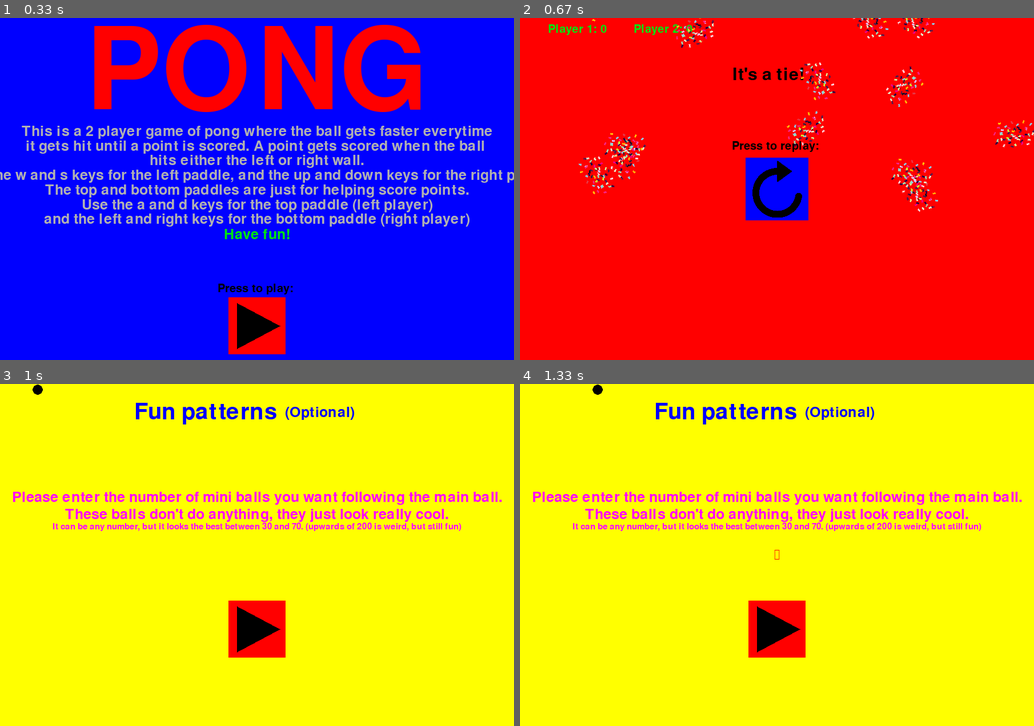
Above: before the commit, frames 1-4 (two rows, left to right).
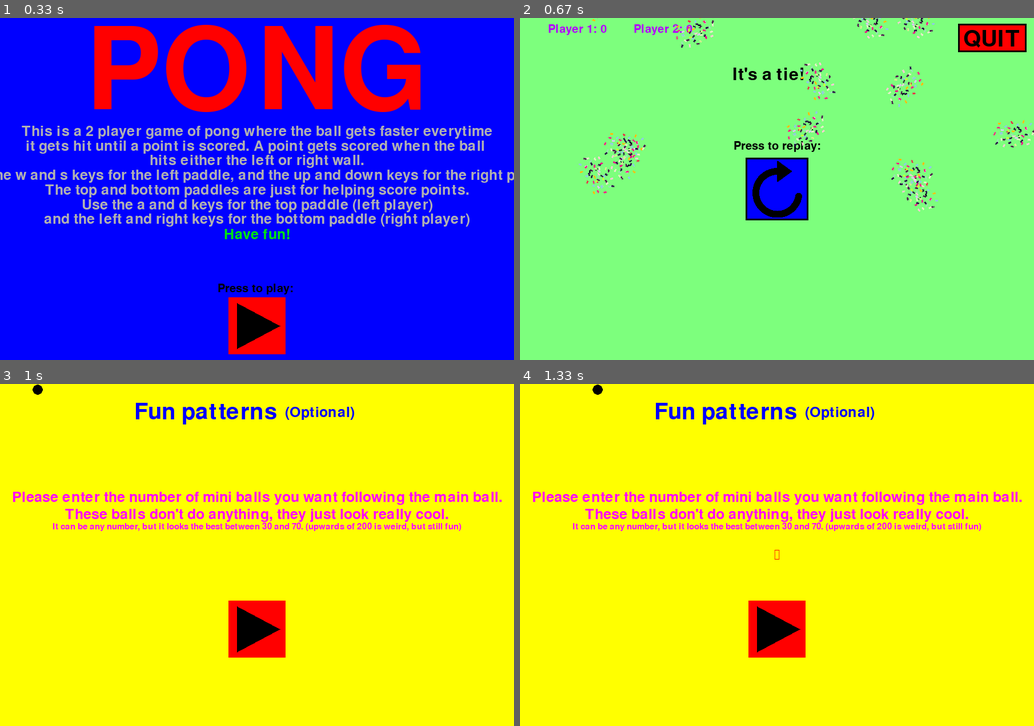
Above: after the commit, the same moments.

Repository: LilyEllaC/PongPygame
Game: pygame game, started from pong.py
Same seed, same stepped clock (60 frames per second), same inputs: the game is played once before the commit and once after it.
Inputs (mouse positions are in pixels of both pictures, inside the frame that each line leads up to):
- Up to frame 1 (0.33 s): no input
- Up to frame 2 (0.67 s): click (777, 325) at 0.38 s
- Up to frame 3 (1 s): click (257, 555) at 0.72 s
- Up to frame 4 (1.33 s): tap Enter at 1 s

Frame 1 is identical in both runs. In frame 2, 96% of the frame differs, in the area x 0-100%, y 0-100%; in frame 3, nothing differs; in frame 4, nothing differs.

Commit message:
hopefully finishing touches added

Diff:
--- a/pong.py
+++ b/pong.py
@@ -1,6 +1,5 @@
 import pygame
 import random
-import math
 pygame.init()
 
 #get fonts
@@ -556,8 +555,6 @@
     xPos3And6=WIDTH-250
     yPos123=150
     yPos456=400
-    xPos=[xPos1And4, xPos2And5, xPos3And6]
-    yPos=[yPos123, yPos456]
 
     #height and width
     height, width=150,200
@@ -606,8 +603,6 @@
         boxes=[box1, box2, box3, box4, box5, box6]
 
         #seeing if it got clicked and setting what the ending goal is
-        #for box in boxes:
-         #   if box%2==1:
         check=checkClicks(boxes)
         if check!=[]:
             endingScenario=check
@@ -640,8 +635,13 @@
 def outro(screenSurface, p1Points, p2Points):
     global gameRunning
     replaying=False
-    colour=BLACK
-    rightSpot=False
+    #stuff ofr the buttons
+    restartRect=(WIDTH//2-55, HEIGHT//2-55, 110,110)
+    rectX, rectY, rectWidth, rectHeight=WIDTH-133,10,120,50
+    quitRect=(rectX, rectY, rectWidth, rectHeight)
+    colours=[BLUE, LIGHTISH_BLUE, RED, LIGHT_RED]
+    restartColour=0
+    quitColour=2
 
     #sprite stuff
     #sprite group
@@ -660,15 +660,15 @@
         for event in pygame.event.get():
             if event.type==pygame.QUIT:
                 gameRunning=False
-            if event.type==pygame.MOUSEBUTTONDOWN and (rightSpot or colour==LIGHT_BLUE):
+            elif event.type==pygame.MOUSEBUTTONDOWN and restartColour==1:
                 replaying=True
-            if event.type==pygame.MOUSEBUTTONDOWN:
-                print("Mouse clicked")
-        screenSurface.fill(RED)
+            elif event.type==pygame.MOUSEBUTTONDOWN and quitColour==3:
+                gameRunning=False
+        screenSurface.fill(LIGHT_GREEN)
 
         #showing score
-        toScreen("Player 1: "+str(p1Points), font20, GREEN, 100, 20)
-        toScreen("Player 2: "+str(p2Points), font20, GREEN, 250, 20)
+        toScreen("Player 1: "+str(p1Points), font20, PURPLE, 100, 20)
+        toScreen("Player 2: "+str(p2Points), font20, PURPLE, 250, 20)
         #toScreen("Player 3: "+str(p3Points), font20, GREEN, WIDTH-250, 20)
         #toScreen("Player 4: "+str(p4Points), font20, GREEN, WIDTH-100, 20)
 
@@ -683,26 +683,24 @@
         textRect.center=(WIDTH//2-15,100)
         screen.blit(text, textRect)
 
-
         #showing text
-        toScreen("Press to replay: ", font20, BLACK, WIDTH//2, HEIGHT//2-75)
-
-        #get mouse coords
-        mouseX, mouseY=pygame.mouse.get_pos()
+        toScreen("Press to replay:", font20, BLACK, WIDTH//2, HEIGHT//2-75)
+
         #see if it is in the right spot
-        if (mouseX<WIDTH//2+55 and mouseX>WIDTH//2-55) and (mouseY<HEIGHT//2+55 and mouseY>HEIGHT//2-55):
-            rightSpot=True
-            colour=LIGHT_BLUE
-        else:
-            rightSpot=False
-            colour=BLUE
+        restartColour=checkSpot(WIDTH//2-55, HEIGHT//2-55, 110, 110, restartColour)
+        quitColour=checkSpot(rectX, rectY, rectWidth, rectHeight, quitColour)
 
         #button
-        rect=(WIDTH//2-55, HEIGHT//2-55, 110,110)
-        pygame.draw.rect(screenSurface, colour, rect, 0, 0)
+        pygame.draw.rect(screenSurface, colours[restartColour], restartRect, 0, 0)
+        drawOutlines(WIDTH//2-55, HEIGHT//2-55, 110, 110)
         #getting the reload sign
         button.rect.x=WIDTH//2-50
         button.rect.y=HEIGHT//2-50
+        #Quit button
+        pygame.draw.rect(screenSurface, colours[quitColour], quitRect)
+        drawOutlines(rectX, rectY, rectWidth, rectHeight)
+        toScreen("QUIT", font40, BLACK, WIDTH-75, 38)
+
         #having the confetti move
         for confetti in confettis:
             confetti.update()
